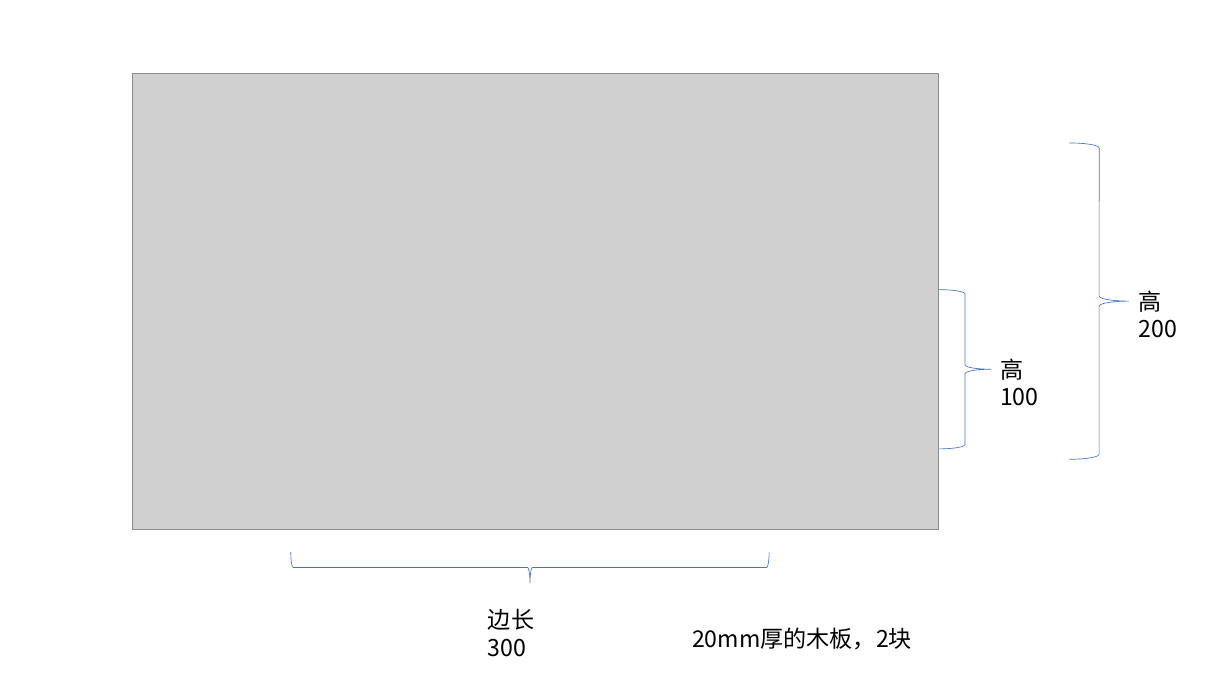
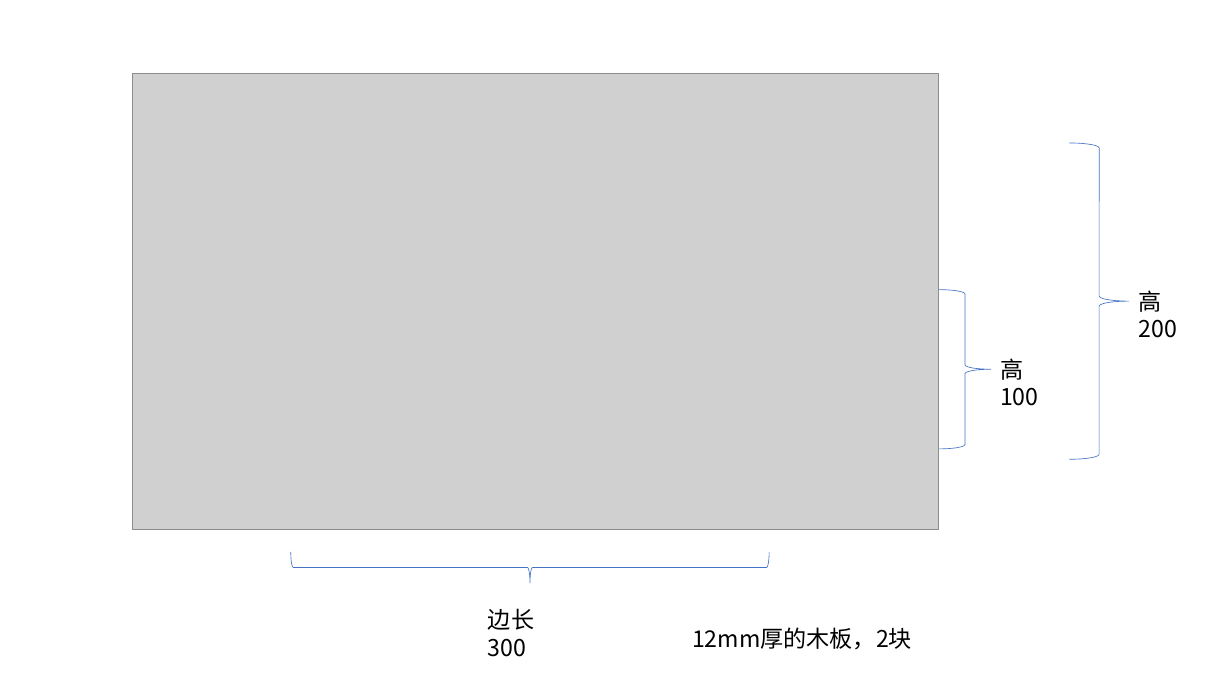
Before and after one commit to hongming/feixingchuan_fengfan, a slide deck: slide 3 of attachments/物料表.pptx. Drawn at 1232x693 pixels with LibreOffice and Linux fonts; fonts in the diff are those of the drawing; grey boxes stand for pictures. Boxes give left, top, right and bottom in pixels: in the first picture for what was removed or moved away, otherwise in the second. Text is boxed around its words. In the diff, an @@ line names an element or a change of style, - is before the commit and + after.

Commit message:
变更为12mm木板

```diff
--- a/attachments/物料表.pptx
+++ b/attachments/物料表.pptx
@@ text at box(692, 627, 912, 650): text changed @@
-20mm厚的木板，2块
+12mm厚的木板，2块
```
Also in this commit, not shown: 1 other slide changed, 8 other files.
